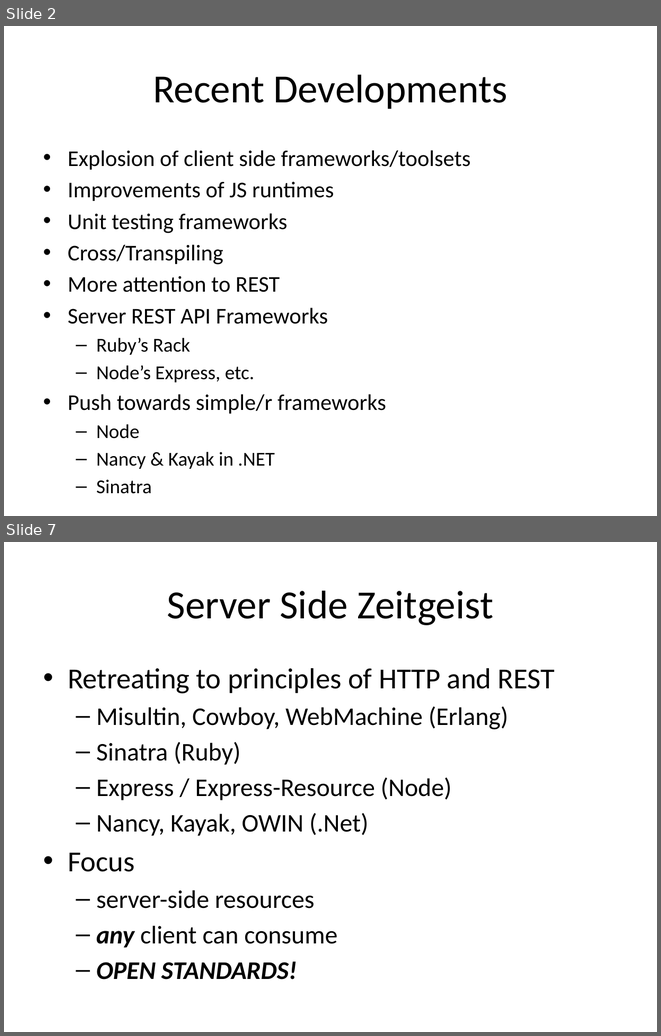
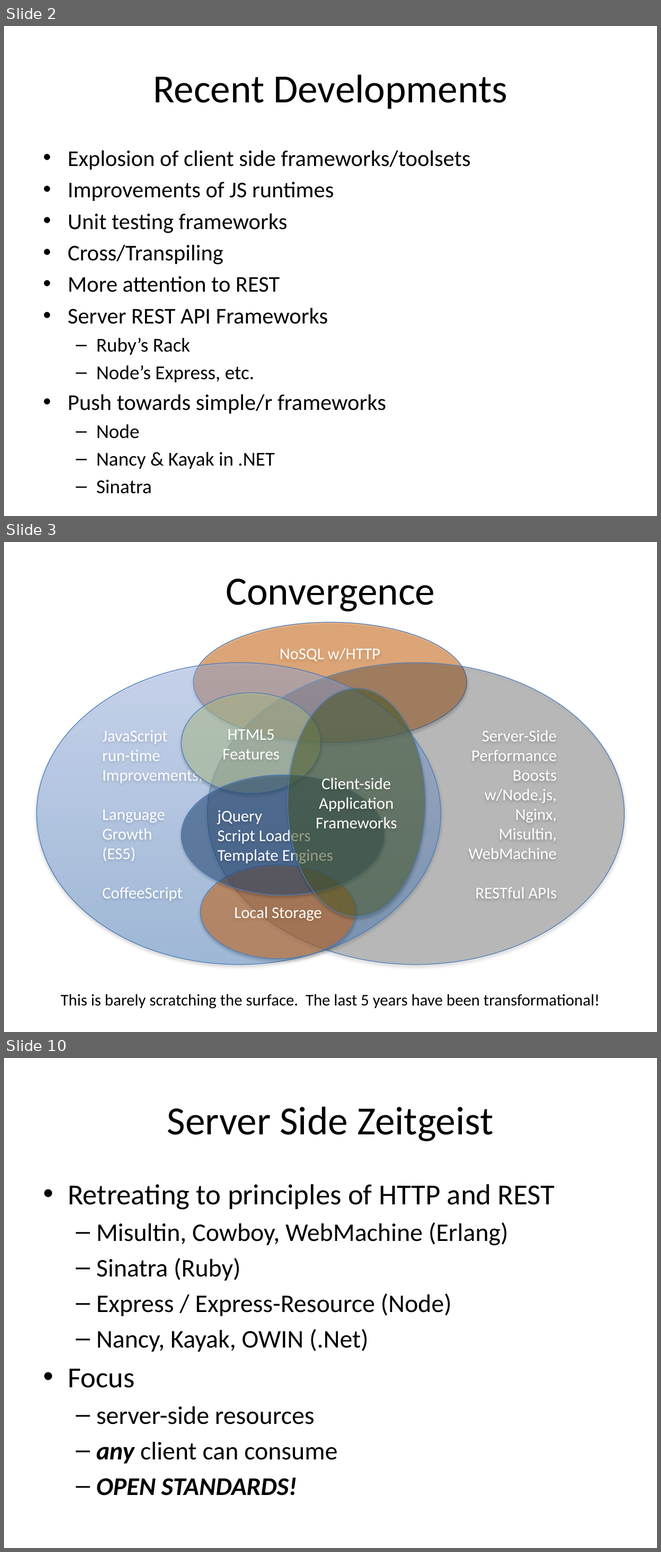
Before and after one commit to vaporworks/Devlink2011-REST-WebClient, a slide deck: PowerPoint/joint_talk_notes.pptx. Shown one above the other, each under a label of ours: slides 2 and 7 before the commit, slides 2, 3 and 10 after it; the slides between them are not shown. The pictures are 661x1036 and 661x1552 pixels, drawn with LibreOffice and Linux fonts; fonts in the diff are those of the drawing. Boxes give left, top, right and bottom in pixels: in the first picture for what was removed or moved away, otherwise in the second. Text is boxed around its words. In the diff, an @@ line names an element or a change of style, - is before the commit and + after.

```diff
--- a/PowerPoint/joint_talk_notes.pptx
+++ b/PowerPoint/joint_talk_notes.pptx
@@ slide 3 added at [4,542,657,1032], background #FFFFFF @@
@@ title added at [226,579,435,611], 44 pt, text #000000 @@
+Convergence
@@ ellipse added at [193,623,466,742], fill #E46C0A at 46% opacity, outline #4B7EBC 0.75 pt, 18 pt, text #FFFFFF @@
+NoSQL w/HTTP
@@ ellipse added at [37,663,441,964], fill gradient #3F80CE to #A4C4FF, outline #4B7EBC 0.75 pt, 18 pt, text #FFFFFF @@
+JavaScript
+run-time
+Improvements,
+Language
+Growth
+(ES5)
+CoffeeScript
@@ ellipse added at [207,663,624,964], fill #404040 at 28% opacity, outline #4B7EBC 0.75 pt, 18 pt, text #FFFFFF @@
+Server-Side
+Performance
+Boosts
+w/Node.js,
+Nginx,
+Misultin,
+WebMachine
+RESTful APIs
@@ ellipse added at [182,693,321,793], fill #C3D69B at 46% opacity, outline #4B7EBC 0.75 pt, 18 pt, text #FFFFFF @@
+HTML5 Features
@@ ellipse added at [288,688,425,916], fill #4F6228 at 46% opacity, outline #4B7EBC 0.75 pt, 18 pt, text #FFFFFF @@
+Client-side
+Application
+Frameworks
@@ ellipse added at [182,775,385,896], fill #1F497D at 46% opacity, outline #4B7EBC 0.75 pt, 18 pt, text #FFFFFF @@
+jQuery
+Script Loaders
+Template Engines
@@ ellipse added at [201,865,356,959], fill #E46C0A at 46% opacity, outline #4B7EBC 0.75 pt, 18 pt, text #FFFFFF @@
+Local Storage
@@ text added at [61,994,600,1008], 18 pt, text #000000 @@
+This is barely scratching the surface. The last 5 years have been transformational!
@@ what was slide 7 is now slide 10 @@
```
Also in this commit, not shown: 3 slides changed, 5 other slides added, 1 slide removed, 2 other files.
